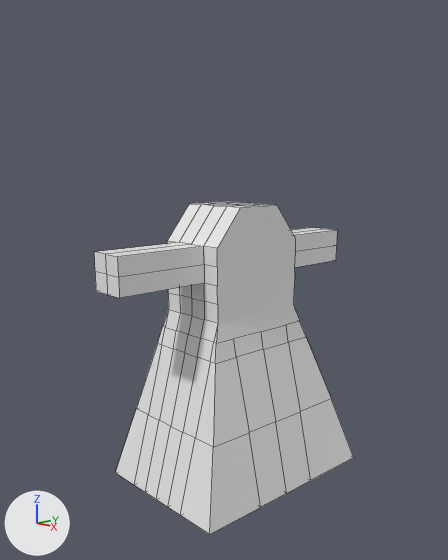
A saved change to the Blender file Into A Dream Assets/CottonCandyPrincess.blend.
Both versions are drawn from a camera (50 mm lens) standing at (6.11, -5.81, 4.37) and looking at (-0.11, -0.06, 2.74). The axes (+X, +Y, +Z) are drawn at lower left. The lights are the same throughout. Mesh edges are drawn as thin lines.

Before the edit, the objects in view are built like this:
```python
me_cube = bpy.data.meshes.new('Cube')
me_cube.from_pydata(...)  # 195 vertices, 178 faces, 7 loose edges; spans x -0.97..1.06, y -2.01..1.99, z -1.0..1.0
me_cube.materials.append(mat_material)  # white #e7e7e7
# before: 25 (0.0, 0.0, 1.0) at pixel (232, 204), 122 (-0.25, 0.0, 1.0) at pixel (220, 203), 142 (0.25, 0.0, 1.0) at pixel (245, 205), 160 (0.0, -0.17, 1.0) at pixel (223, 204), 161 (-0.25, -0.17, 1.0) at pixel (210, 204)
# before: 162 (0.25, -0.17, 1.0) at pixel (236, 205), 163 (0.0, 0.16, 1.0) at pixel (241, 203), 166 (-0.25, 0.16, 1.0) at pixel (229, 202), 167 (0.25, 0.16, 1.0) at pixel (254, 204)
# before: 178 (0.0, -2.01, 0.5) at pixel (107, 294), 179 (0.0, -2.01, 0.75) at pixel (105, 254), 181 (-0.25, -2.01, 0.75) at pixel (94, 251), 182 (-0.25, -2.01, 0.5) at pixel (95, 291), 184 (0.25, -2.01, 0.75) at pixel (117, 256)
# before: 185 (0.25, -2.01, 0.5) at pixel (119, 298)
# before: 186 (0.0, 1.99, 0.5), 187 (0.0, 1.99, 0.75) at pixel (324, 228), 188 (-0.25, 1.99, 0.75) at pixel (312, 227), 189 (-0.25, 1.99, 0.5), 190 (0.25, 1.99, 0.5) at pixel (336, 260)
# before: 191 (0.25, 1.99, 0.75) at pixel (337, 229)
ob_cube = bpy.data.objects.new('Cube', me_cube)
ob_cube.location = (0.0, 0.0, 1.89)
ob_cube.scale = (1.0, 1.0, 1.9)
```
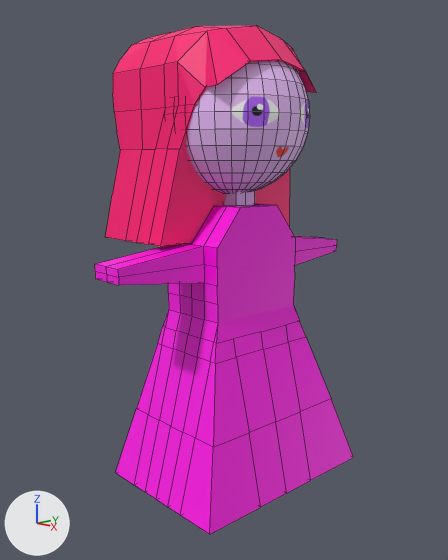
Where the change shows, as pixel boxes [x1, y1, x2, y2] in the pictures (448 x 560 px; the box of a moved part takes in the faces that stretch with it):
'Cube', reshaped: before [94, 202, 354, 534]; after [95, 191, 354, 534]
'Hair', added (pink): after [106, 25, 317, 246]
'Head', added (purple): after [186, 61, 310, 194]
part 1 of me_cube, built on: before [217, 203, 252, 206]; after [225, 191, 255, 206]
part 2 of me_cube, moved or reshaped: before [94, 242, 204, 298]; after [95, 243, 204, 285]
part 3 of me_cube, moved or reshaped: before [291, 228, 337, 267]; after [294, 236, 337, 265]
part 4 of me_cube, recoloured (grey to pink): [116, 204, 354, 534] in both

The change, as a diff of the scene's bpy script:
```diff
--- a/Into A Dream Assets/CottonCandyPrincess.blend.py
+++ b/Into A Dream Assets/CottonCandyPrincess.blend.py
@@ img_body_texture @@
+img_body_texture = load_image('body_texture', 'Textures/body_texture.png', 1024, 1024, 'sRGB')
@@ img_pink_hair @@
+img_pink_hair = load_image('pink_hair', 'Textures/pink_hair.png', 1024, 1024, 'sRGB')
@@ img_cotton_candy_people_skin @@
+img_cotton_candy_people_skin = load_image('cotton_candy_people_skin', 'Textures/cotton_candy_princess_face.png', 1024, 1024, 'sRGB')
@@ mat_body_material @@
+mat_body_material = principled_material('body_material')
+mat_body_material.texture = img_body_texture
@@ mat_pink_hair @@
+mat_pink_hair = principled_material('pink_hair')
+mat_pink_hair.texture = img_pink_hair
@@ mat_cotton_candy_princess_face_1 @@
+mat_cotton_candy_princess_face_1 = principled_material('cotton_candy_princess_face_1')
+mat_cotton_candy_princess_face_1.texture = img_cotton_candy_people_skin
@@ me_cube @@
 # used by ob_cube; location = (0.0, 0.0, 1.89); scale = (1.0, 1.0, 1.9)
 # verts and faces of me_cube; kept vertices keep their numbers, new ones are numbered from 195
-me_cube.from_pydata(...)  # 195 vertices, 178 faces, 7 loose edges; spans x -0.97..1.06, y -2.01..1.99, z -1.0..1.0
+me_cube.from_pydata(...)  # 203 vertices, 186 faces, 7 loose edges; spans x -0.97..1.06, y -2.01..1.99, z -1.0..1.11
+# me_cube part 1
+delete_vertices([25])  # with the faces that use them
+for new, old in zip([*range(195, 203)], [122, 142, *range(160, 164), 166, 167]): verts[new] = verts[old] + (0.0, 0.0, 0.11)
+verts[203] = (0.0, 0.0, 1.11)
+faces += [(122, 195, 201, 166), (160, 197, 198, 161), (163, 200, 202, 167), (160, 162, 199, 197), (196, 202, 200, 203), (195, 203, 200, 201)]
+faces += [(195, 198, 197, 203), (196, 203, 197, 199), (163, 166, 201, 200), (142, 196, 199, 162), (142, 167, 202, 196), (122, 161, 198, 195)]
+# me_cube part 2
+for i in [178, 182, 185]: verts[i] += (0.0, 0.0, 0.08)
+for i in [179, 181, 184]: verts[i] += (0.0, 0.0, -0.08)
+# me_cube part 3
+for i in [186, 189, 190]: verts[i] += (0.0, 0.0, 0.08)
+for i in [187, 188, 191]: verts[i] += (0.0, 0.0, -0.08)
+# me_cube part 4: 174 faces spanning x -0.97..1.06, y -2.01..1.99, z -1.0..1.0 switch from mat_material (white #e7e7e7) to mat_body_material (picture img_body_texture)
@@ me_cube_001 @@
+me_cube_001.from_pydata(...)  # 102 vertices, 74 faces; spans x -0.67..1.49, y -1.2..1.22, z -1.69..1.0
+me_cube_001.materials.append(mat_pink_hair)  # picture img_pink_hair
@@ me_sphere @@
+me_sphere.from_pydata(...)  # a UV sphere (32 segments, 16 rings, poles along z) spanning x -1.0..1.0, y -1.0..1.0, z -1.0..1.0
+me_sphere.materials.append(mat_cotton_candy_princess_face_1)  # picture img_cotton_candy_people_skin
@@ ob_hair @@
+ob_hair = bpy.data.objects.new('Hair', me_cube_001)
+ob_hair.location = (-0.65, 0.0, 5.01)
@@ ob_head @@
+ob_head = bpy.data.objects.new('Head', me_sphere)
+ob_head.location = (0.0, 0.0, 4.92)
```
